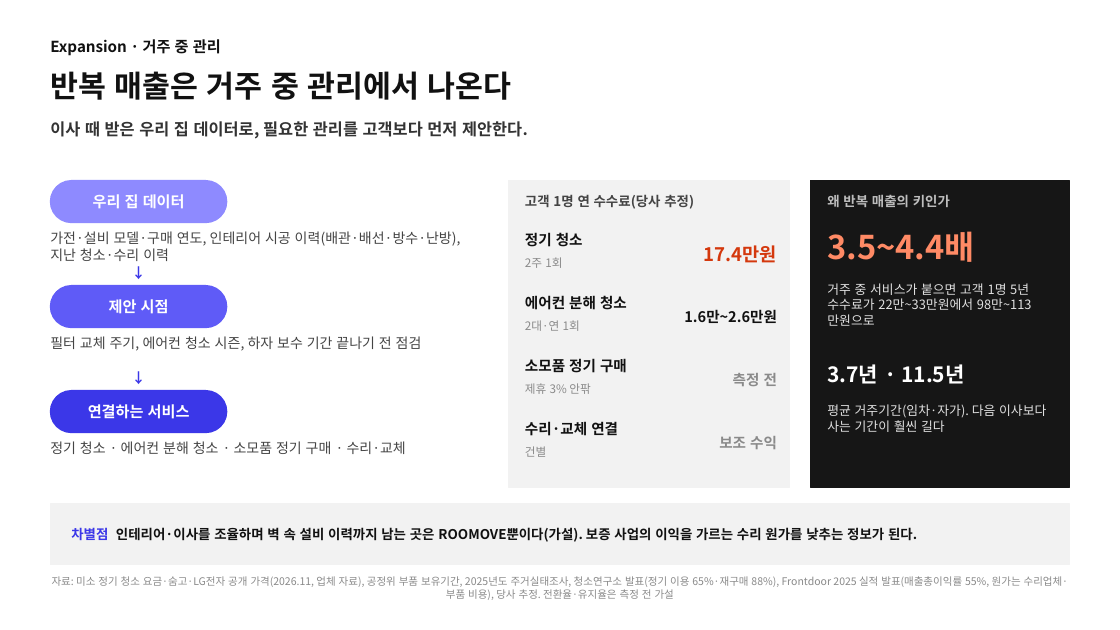
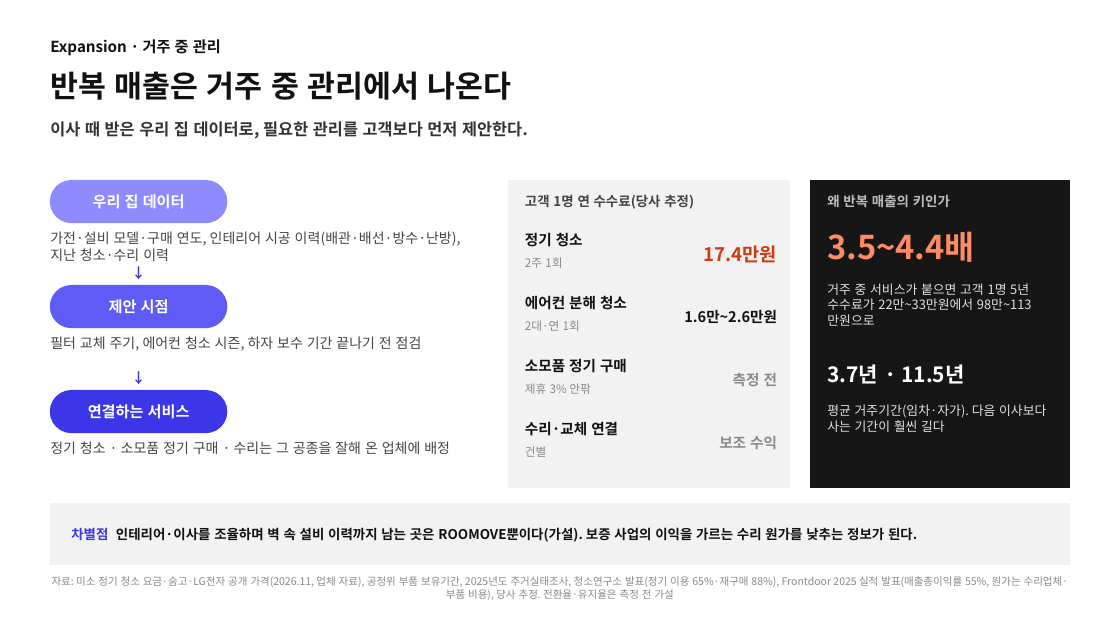
Before and after one commit to stwpst10-collab/teoo, a slide deck: slide 12 of 20-ROOMOVE/산출물/ROOMOVE 확장·경쟁 분석 발표 팀 톤 2026-11-27 v1.pptx. Drawn at 1120x630 pixels with LibreOffice and Linux fonts; fonts in the diff are those of the drawing. Boxes give left, top, right and bottom in pixels: in the first picture for what was removed or moved away, otherwise in the second. Text is boxed around its words. In the diff, an @@ line names an element or a change of style, - is before the commit and + after.

```diff
--- a/20-ROOMOVE/산출물/ROOMOVE 확장·경쟁 분석 발표 팀 톤 2026-11-27 v1.pptx
+++ b/20-ROOMOVE/산출물/ROOMOVE 확장·경쟁 분석 발표 팀 톤 2026-11-27 v1.pptx
@@ text at [50, 441, 450, 454]: text changed @@
-정기 청소 · 에어컨 분해 청소 · 소모품 정기 구매 · 수리·교체
+정기 청소 · 소모품 정기 구매 · 수리는 그 공종을 잘해 온 업체에 배정
```
Also in this commit, not shown: 1 other slide changed, 6 other files.
